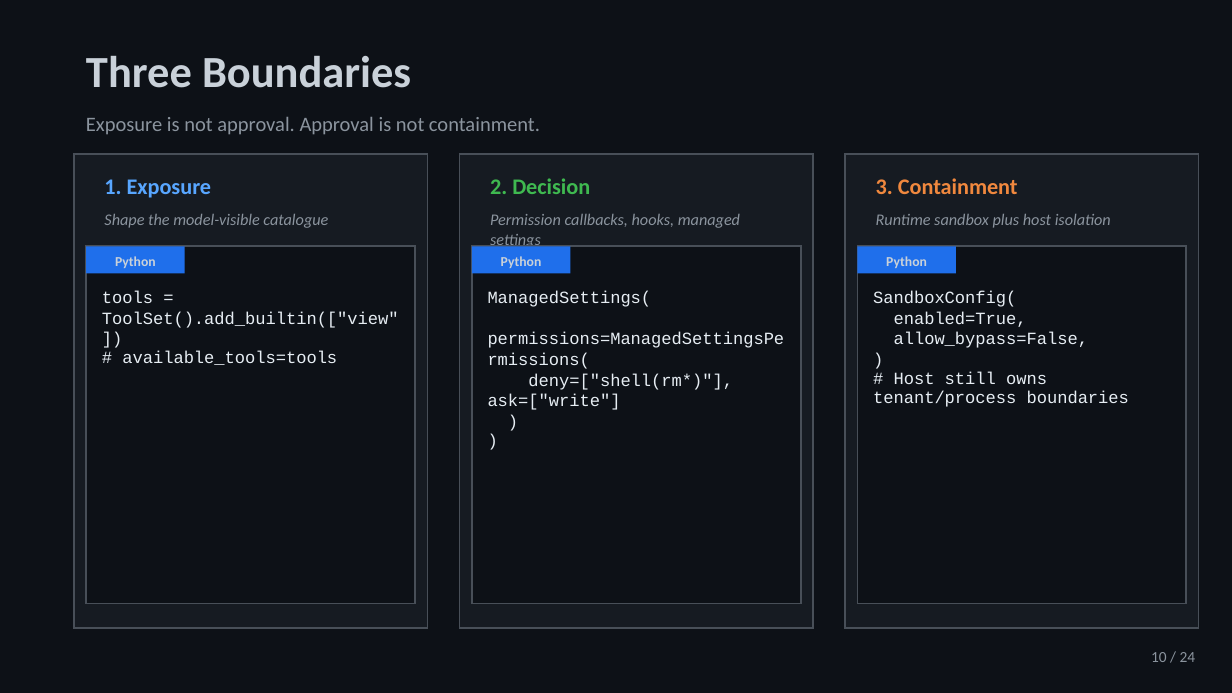
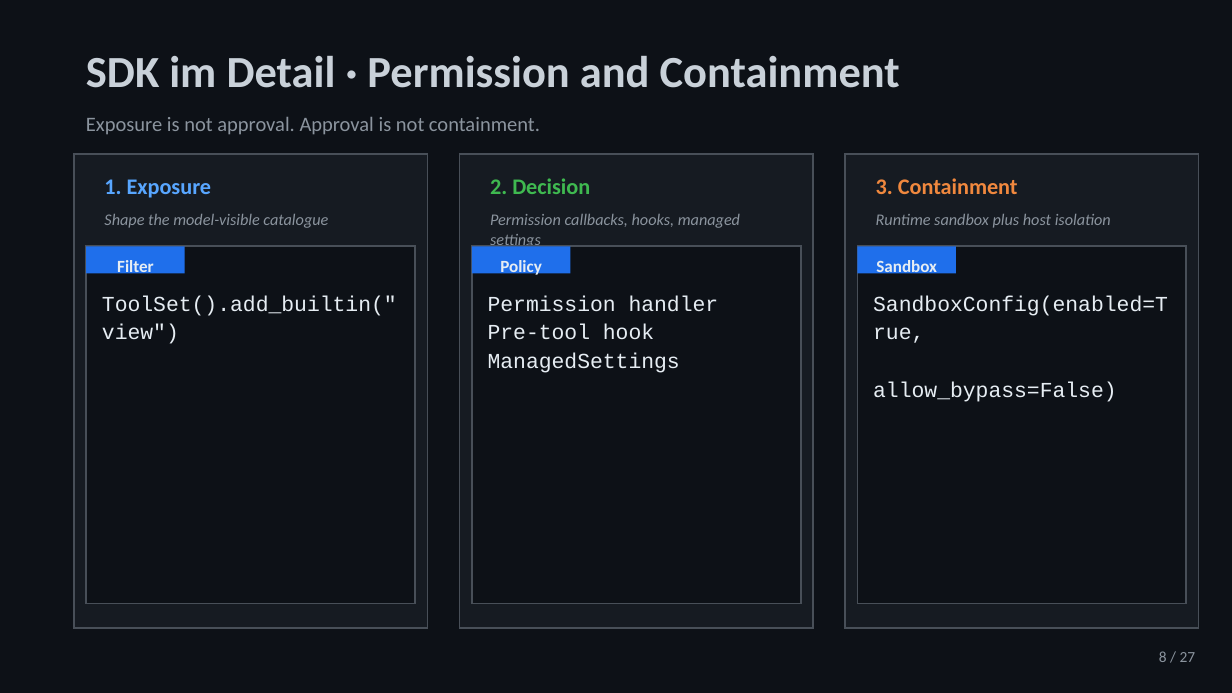
Before and after one commit to jeffrey-groneberg/ghcp_sdk, a slide deck: slide 8 of GitHub-Copilot-SDK.pptx (slide 10 before the commit). Drawn at 1232x693 pixels with LibreOffice and Linux fonts; fonts in the diff are those of the drawing. Boxes give left, top, right and bottom in pixels: in the first picture for what was removed or moved away, otherwise in the second. Text is boxed around its words. In the diff, an @@ line names an element or a change of style, - is before the commit and + after.

```diff
--- a/GitHub-Copilot-SDK.pptx
+++ b/GitHub-Copilot-SDK.pptx
@@ text at (86, 56, 900, 88): text changed @@
-Three Boundaries
+SDK im Detail · Permission and Containment
@@ text at (117, 260, 154, 277): text changed; size 8 to 10 pt; text colour #C9D1D9 to #E6EDF3 @@
-Python
+Filter
@@ text at (500, 260, 542, 277): text changed; size 8 to 10 pt; text colour #C9D1D9 to #E6EDF3 @@
-Python
+Policy
@@ text at (876, 260, 937, 277): text changed; size 8 to 10 pt; text colour #C9D1D9 to #E6EDF3 @@
-Python
+Sandbox
@@ text at (102, 295, 397, 344): text changed; size 10 to 12.5 pt @@
-tools = ToolSet().add_builtin(["view"])
-# available_tools=tools
+ToolSet().add_builtin("view")
@@ text at (488, 295, 719, 373): text changed; size 10 to 12.5 pt @@
-ManagedSettings(
-permissions=ManagedSettingsPermissions(
-deny=["shell(rm*)"], ask=["write"]
-)
-)
+Permission handler
+Pre-tool hook
+ManagedSettings
@@ text at (873, 295, 1168, 402): text changed; size 10 to 12.5 pt @@
-SandboxConfig(
-enabled=True,
-allow_bypass=False,
-)
-# Host still owns tenant/process boundaries
+SandboxConfig(enabled=True,
+allow_bypass=False)
@@ text at (1159, 651, 1196, 662): text changed @@
-10 / 24
+8 / 27
```
Also in this commit, not shown: 23 other slides changed, 3 slides added, 2 other files.
